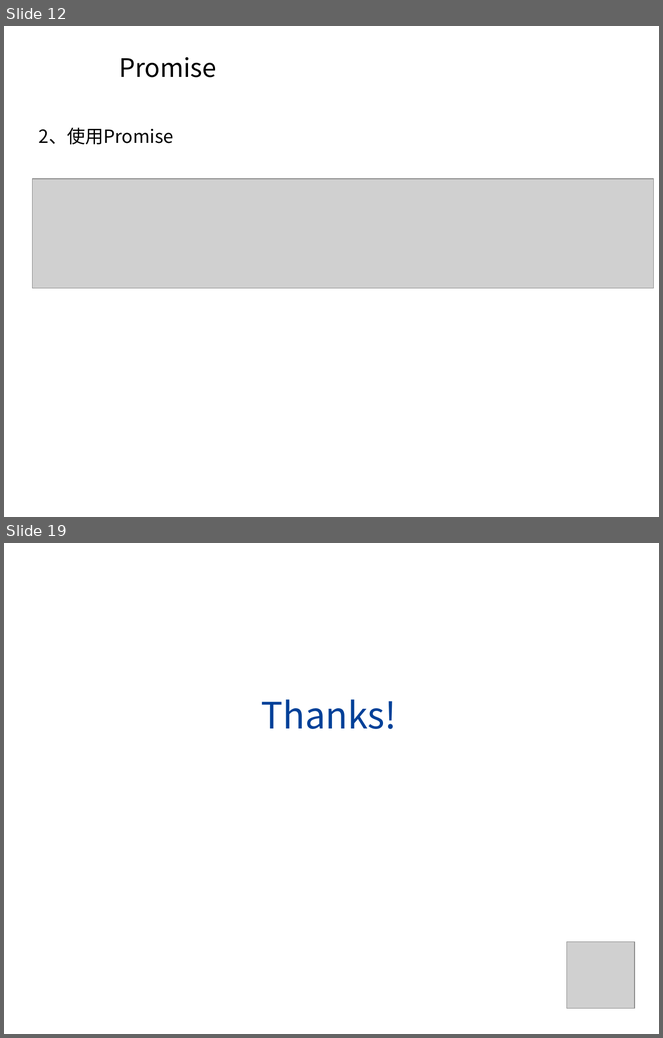
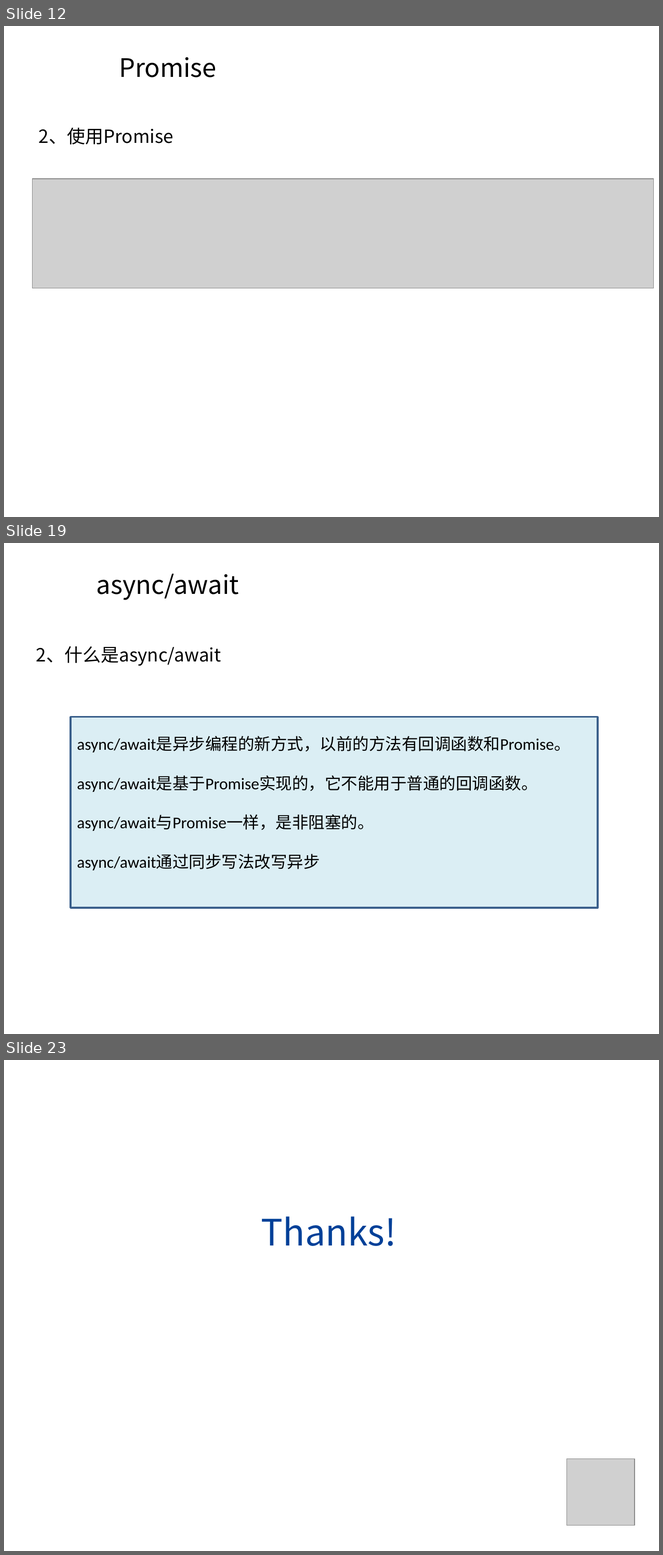
Before and after one commit to longamg/homework001, a slide deck: 0920-PPT/基于ES6的异步专题.pptx. Shown one above the other, each under a label of ours: slides 12 and 19 before the commit, slides 12, 19 and 23 after it; the slides between them are not shown. The pictures are 663x1038 and 663x1555 pixels, drawn with LibreOffice and Linux fonts; fonts in the diff are those of the drawing; grey boxes stand for pictures; background and template pictures are left out. Boxes give left, top, right and bottom in pixels: in the first picture for what was removed or moved away, otherwise in the second. Text is boxed around its words. In the diff, an @@ line names an element or a change of style, - is before the commit and + after.

```diff
--- a/0920-PPT/基于ES6的异步专题.pptx
+++ b/0920-PPT/基于ES6的异步专题.pptx
@@ slide 19 added at box(4, 543, 659, 1034), background picture (left out) @@
@@ title added at box(97, 574, 239, 600), 28 pt, text #000000 @@
+async/await
@@ text added at box(36, 646, 221, 666), 20 pt, text #000000 @@
+2、什么是async/await
@@ rectangle added at box(71, 717, 598, 909), fill #DBEEF4, outline #3A5F8C 2 pt, 18 pt, text #000000 @@
+async/await是异步编程的新方式，以前的方法有回调函数和Promise。
+async/await是基于Promise实现的，它不能用于普通的回调函数。
+async/await与Promise一样，是非阻塞的。
+async/await通过同步写法改写异步
@@ what was slide 19 is now slide 23 @@
```
Also in this commit, not shown: 12 slides changed, 4 other slides added, 1 slide removed, 10 other files.
